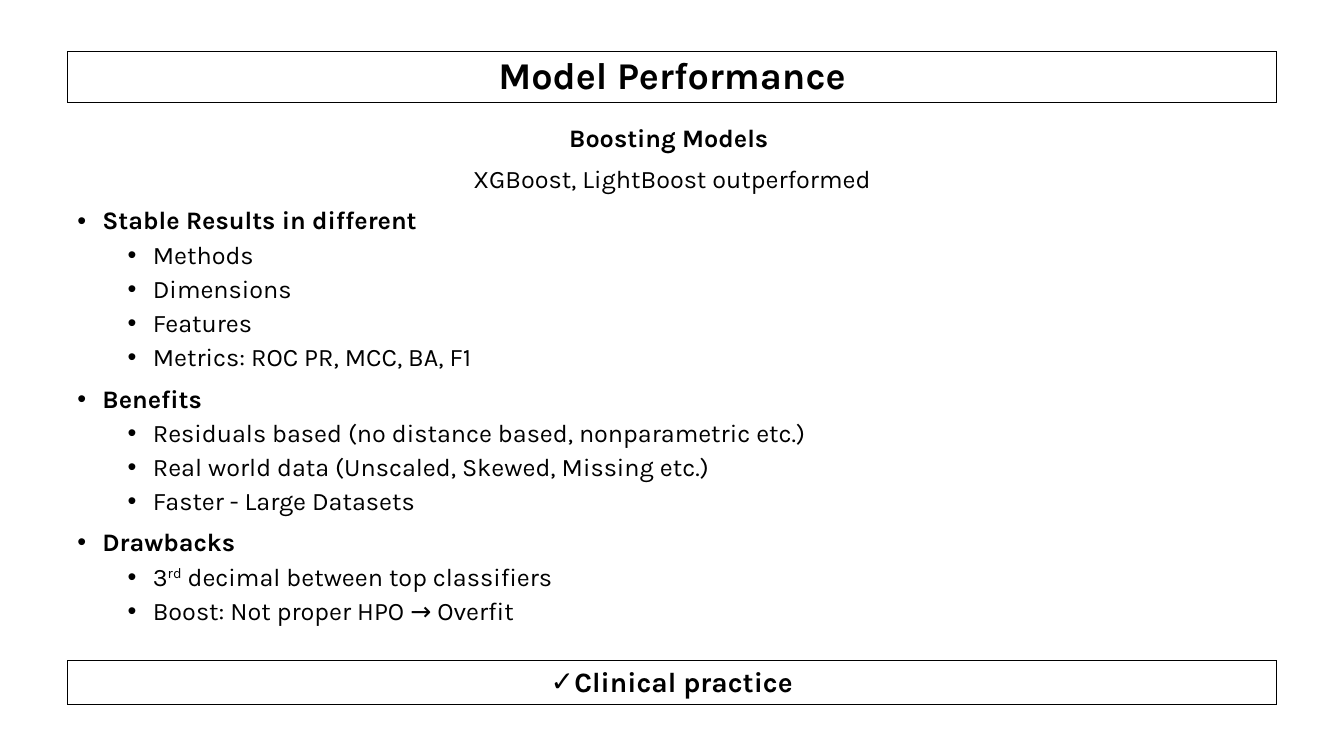
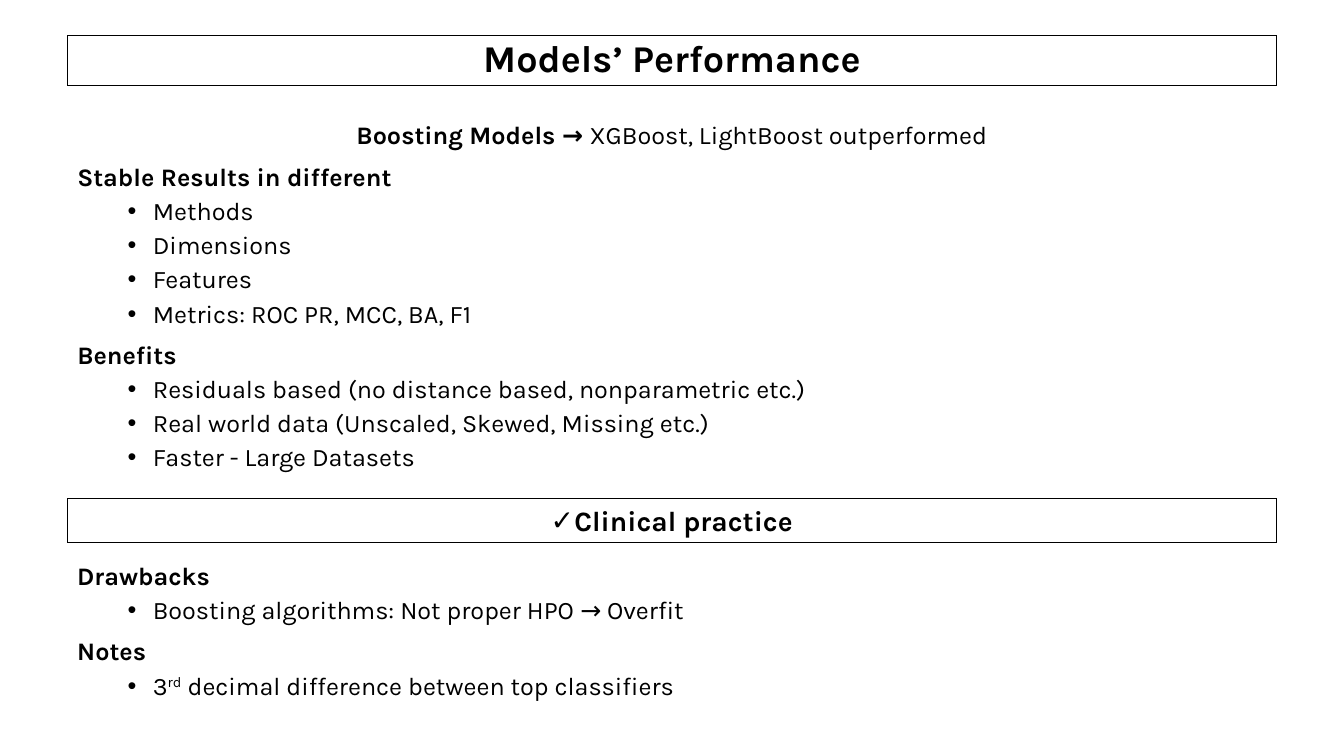
Before and after one commit to AndreouEugenia/Thesis, a slide deck: slide 19 of Thesis_Presentation.pptx (slide 17 before the commit). Drawn at 1344x756 pixels with LibreOffice and Linux fonts; fonts in the diff are those of the drawing; background and template pictures are left out. Boxes give left, top, right and bottom in pixels: in the first picture for what was removed or moved away, otherwise in the second. Text is boxed around its words. In the diff, an @@ line names an element or a change of style, - is before the commit and + after.

```diff
--- a/Thesis_Presentation.pptx
+++ b/Thesis_Presentation.pptx
@@ title "Models’ Performance": place and size @@
-title "Models’ Performance" at <box>68,51,1277,102</box>
+title "Models’ Performance" at <box>68,35,1277,86</box>
@@ title at <box>483,45,861,73</box>: text changed @@
-Model Performance
+Models’ Performance
@@ text "Boosting Models → XGBoost, LightBoost ...": place and size @@
-text "Boosting Models → XGBoost, LightBoost ..." at <box>102,129,870,626</box>
+text "Boosting Models → XGBoost, LightBoost ..." at <box>77,126,987,473</box>
@@ text at <box>356,126,987,151</box>: text changed @@
-Boosting Models
-XGBoost, LightBoost outperformed
+Boosting Models → XGBoost, LightBoost outperformed
@@ text at <box>77,168,391,365</box>: bullet • to none @@
@@ rectangle "Clinical practice": place and size @@
-rectangle "Clinical practice" at <box>68,660,1277,705</box>
+rectangle "Clinical practice" at <box>68,499,1277,543</box>
@@ text at <box>102,533,552,626</box>: paragraphs removed @@
-• Drawbacks
-  • 3rd decimal between top classifiers
-  • Boost: Not proper HPO → Overfit
@@ text added at <box>77,567,684,701</box>, 18 pt, text #000000 @@
+Drawbacks
+  • Boosting algorithms: Not proper HPO → Overfit
+Notes
+  • 3rd decimal difference between top classifiers
```
Also in this commit, not shown: 9 other slides changed, 4 slides added, 1 slide removed, 1 other file.
